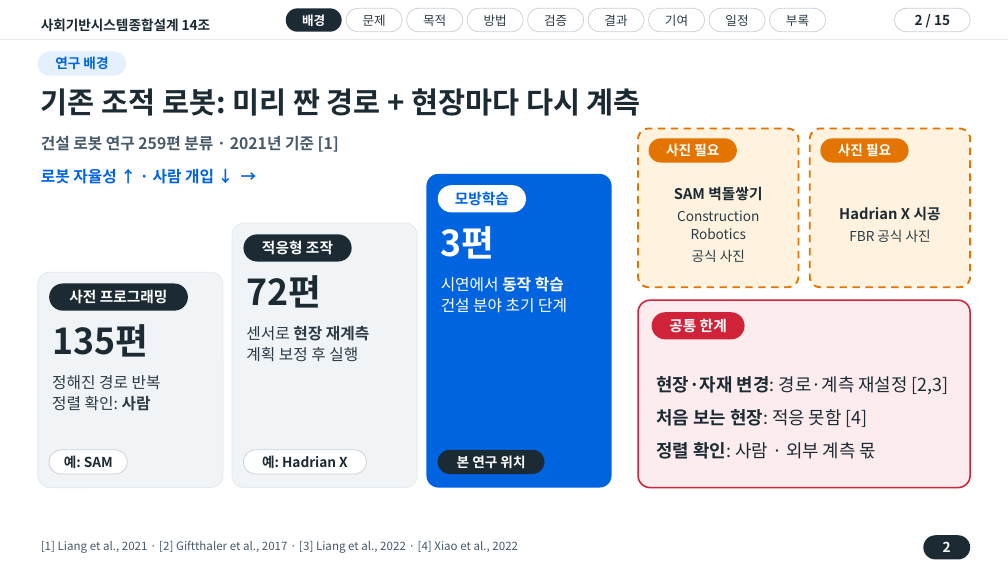
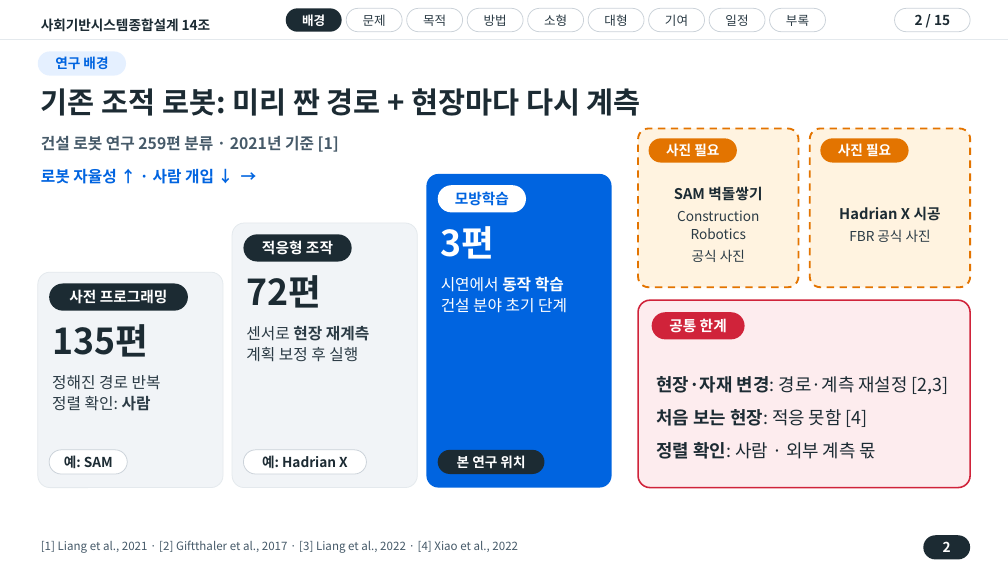
Before and after one commit to wonyoungjacob/masonry-IL-capstone, a slide deck: slide 2 of 01_사기설/진행보고/14조_진행회의_20261019.pptx. Drawn at 1008x567 pixels with LibreOffice and Linux fonts; fonts in the diff are those of the drawing. Boxes give left, top, right and bottom in pixels: in the first picture for what was removed or moved away, otherwise in the second. Text is boxed around its words. In the diff, an @@ line names an element or a change of style, - is before the commit and + after.

```diff
--- a/01_사기설/진행보고/14조_진행회의_20261019.pptx
+++ b/01_사기설/진행보고/14조_진행회의_20261019.pptx
@@ text in rounded rectangle at (x1=544, y1=14, x2=567, y2=26): text changed @@
-검증
+소형
@@ text in rounded rectangle at (x1=604, y1=14, x2=627, y2=26): text changed @@
-결과
+대형
```
Also in this commit, not shown: 12 other slides changed, 1 slide added, 1 slide removed, 4 other files.
